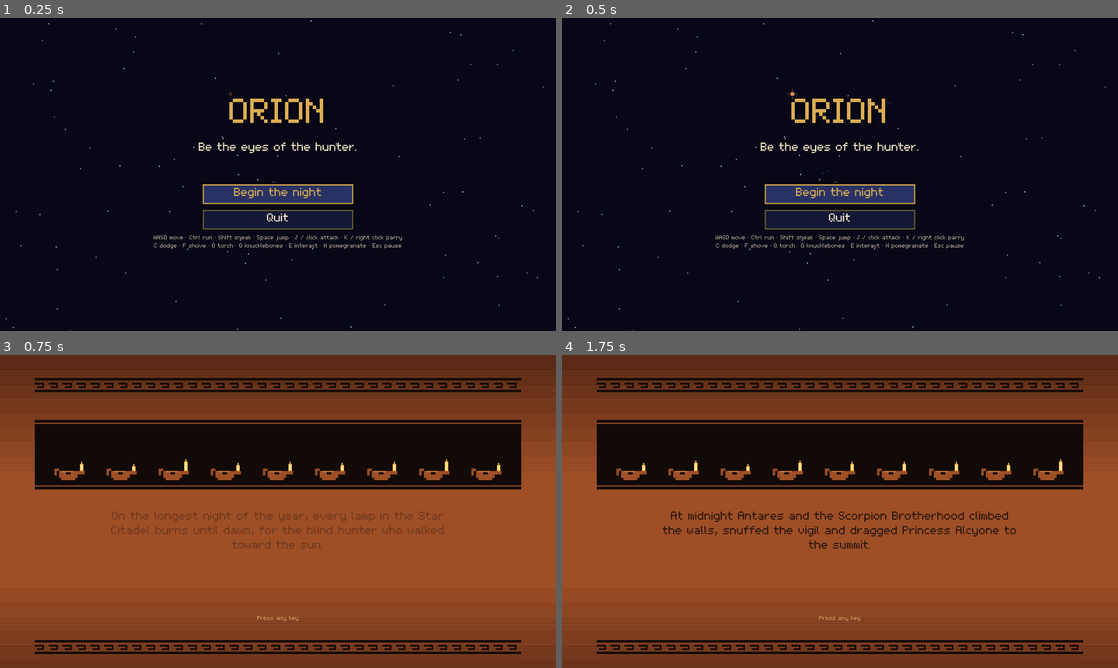
Above: before the commit, frames 1-4 (two rows, left to right).
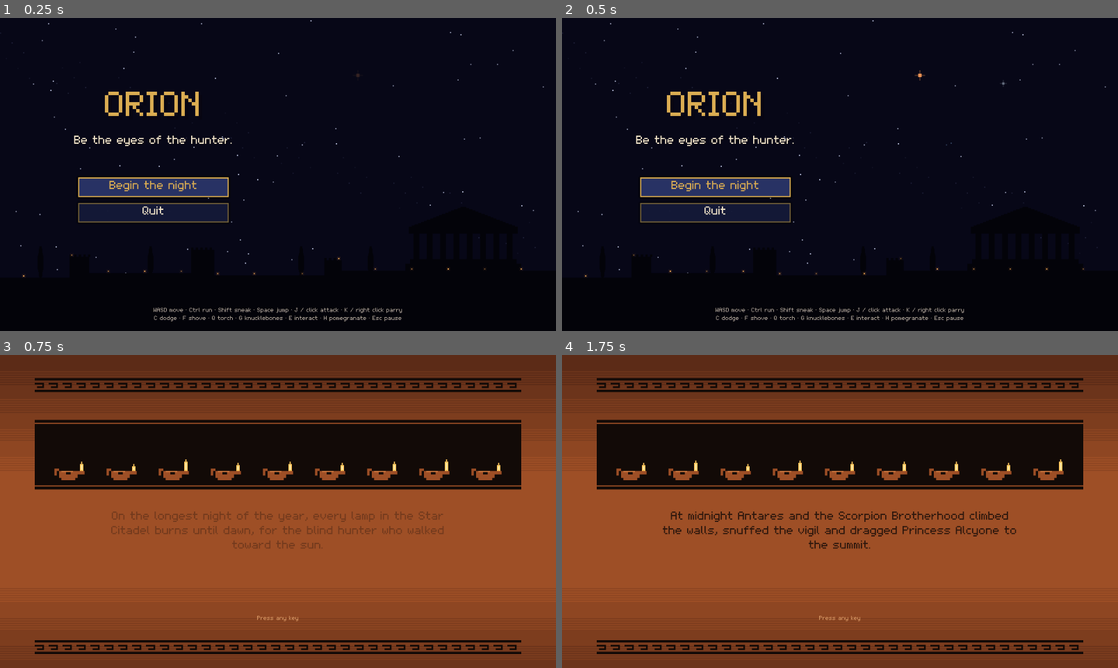
Above: after the commit, the same moments.

Repository: Adichapati/Orion
Game: Godot game, scene res://scenes/main.tscn
The game is run twice, just before and just after one commit, with the same random seed, the same clock (stepped at 60 frames per second) and the same inputs.
Inputs (mouse positions are in pixels of both pictures, inside the frame that each line leads up to):
- Up to frame 1 (0.25 s): no input
- Up to frame 2 (0.5 s): no input
- Up to frame 3 (0.75 s): click "Begin the night" at 0.5 s
- Up to frame 4 (1.75 s): tap Enter at 1.25 s; move the mouse to (962, 495) at 1.27 s; hold D (move_right) from 1.28 s (still down); tap J (attack) at 1.35 s; click (962, 495) at 1.42 s; tap Space (jump) at 1.52 s

The runs differ from the first frame. In frame 1, 8.9% of the frame differs, in the area x 0-97%, y 4-100%; in frame 2, 8.9%; in frame 3, nothing differs; in frame 4, nothing differs.

Commit message:
Recompose the title: menu left, Orion right, the citadel skyline with vigil lamps below
Co-Authored-By: Claude Opus 5.5 <noreply@anthropic.com>

Diff:
--- a/scripts/ui/title_screen.gd
+++ b/scripts/ui/title_screen.gd
@@ -1,6 +1,7 @@
 class_name TitleScreen
 extends Control
-## The title: ORION over a night sky with the hunter's belt, and Begin / Quit.
+## The title: ORION and Begin / Quit on the left, the hunter drawing himself on the right, and the
+## Star Citadel black against the sky with its vigil lamps along the walls.
 
 signal begin
 
@@ -20,7 +21,10 @@
 	rng.seed = 7
 	for i in 90:
 		_stars.append({"p": Vector2(rng.randf() * 960.0, rng.randf() * 540.0), "s": rng.randf_range(0.3, 1.0), "ph": rng.randf() * TAU})
-	var c := UiKit.center()
+	# The menu sits in the left half; Orion stands in the right.
+	var c := CenterContainer.new()
+	c.position = Vector2(30, 40)
+	c.size = Vector2(470, 400)
 	add_child(c)
 	var v := UiKit.vbox(10)
 	v.alignment = BoxContainer.ALIGNMENT_CENTER
@@ -41,7 +45,9 @@
 	v.add_child(quit)
 	var hint := UiKit.label("WASD move · Ctrl run · Shift sneak · Space jump · J / click attack · K / right click parry\nC dodge · F shove · Q torch · G knucklebones · E interact · H pomegranate · Esc pause",
 			12, UiKit.DIM, HORIZONTAL_ALIGNMENT_CENTER)
-	v.add_child(hint)
+	hint.position = Vector2(0, 500)
+	hint.size = Vector2(960, 0)
+	add_child(hint)
 	start.grab_focus()
 
 
@@ -59,12 +65,20 @@
 	["Saiph", Vector2(-0.8, 1.6), 2], ["Rigel", Vector2(1.15, 1.35), 3],
 ]
 const LINES := [[3, 4], [4, 5], [0, 3], [1, 5], [0, 2], [2, 1], [3, 6], [5, 7]]
-const CENTRE := Vector2(480, 262)
-const UNIT := 82.0
+const CENTRE := Vector2(690, 214)
+const UNIT := 72.0
+const SKY_INK := Color(0.012, 0.012, 0.035)
+## The citadel's walls and towers: x, width, height above the ground line at y 470.
+const WALLS := [[0, 140, 22], [120, 34, 58], [150, 190, 30], [330, 40, 70], [365, 210, 26], [560, 30, 52], [585, 375, 34]]
 const LINE_TIME := 0.32
 
 
 func _draw() -> void:
+	# A faint band of the Milky Way, then the stars.
+	for i in 60:
+		var x := fmod(i * 97.0, 960.0)
+		var y := 60.0 + x * 0.35 + fmod(i * 53.0, 70.0) - 35.0
+		draw_rect(Rect2(Vector2(x, y).round(), Vector2(2, 2)), Color(0.55, 0.6, 0.85, 0.12 + 0.06 * sin(_t + i)))
 	for s in _stars:
 		var a: float = 0.4 + 0.6 * s.s * (0.75 + 0.25 * sin(_t * 2.0 + s.ph))
 		draw_rect(Rect2(s.p.round(), Vector2(2, 2)), Color(0.85, 0.88, 1.0, a))
@@ -93,3 +107,37 @@
 		draw_rect(Rect2(p - Vector2(r, r), Vector2(r * 2, r * 2)), col)
 		draw_rect(Rect2(p - Vector2(r * 3, 1), Vector2(r * 6, 2)), Color(col, col.a * 0.3))
 		draw_rect(Rect2(p - Vector2(1, r * 3), Vector2(2, r * 6)), Color(col, col.a * 0.3))
+	_skyline()
+
+
+## The Star Citadel against the sky: walls, towers, cypresses and the temple on the summit, with
+## the vigil lamps flickering along the parapet.
+func _skyline() -> void:
+	draw_rect(Rect2(0, 470, 960, 70), SKY_INK)
+	for w in WALLS:
+		draw_rect(Rect2(w[0], 470 - w[2], w[1], w[2]), SKY_INK)
+		if w[1] < 50:  # towers get crenellations
+			for k in range(0, w[1], 8):
+				draw_rect(Rect2(w[0] + k, 470 - w[2] - 4, 4, 4), SKY_INK)
+	for cx in [70, 260, 520, 640]:
+		for k in 14:
+			var hw := int(5.0 * sin(PI * (k + 1) / 15.0)) + 1
+			draw_rect(Rect2(cx - hw, 446 - k * 4, hw * 2, 4), SKY_INK)
+	var tx := 700.0
+	draw_rect(Rect2(tx, 424, 200, 12), SKY_INK)
+	draw_rect(Rect2(tx + 8, 416, 184, 8), SKY_INK)
+	for k in 8:
+		draw_rect(Rect2(tx + 14 + k * 23, 372, 10, 44), SKY_INK)
+	draw_rect(Rect2(tx + 6, 362, 188, 10), SKY_INK)
+	for k in 18:
+		var hw := 94.0 * (1.0 - k / 18.0)
+		draw_rect(Rect2(tx + 100 - hw, 360 - k * 2, hw * 2, 2), SKY_INK)
+	for i in 14:
+		var x := 40.0 + i * 66.0 + fmod(i * 37.0, 20.0)
+		var top := 470.0
+		for w in WALLS:
+			if x >= w[0] and x < w[0] + w[1]:
+				top = 470.0 - w[2]
+		var f := 0.7 + 0.3 * sin(_t * (5.0 + i) + i * 2.1)
+		draw_rect(Rect2(Vector2(x, top - 4).round(), Vector2(2, 2)), Color(1.0, 0.72, 0.35, f))
+		draw_rect(Rect2(Vector2(x - 2, top - 6).round(), Vector2(6, 6)), Color(1.0, 0.6, 0.3, 0.12 * f))
Not shown, changed: docs/dev/POLISH.md
